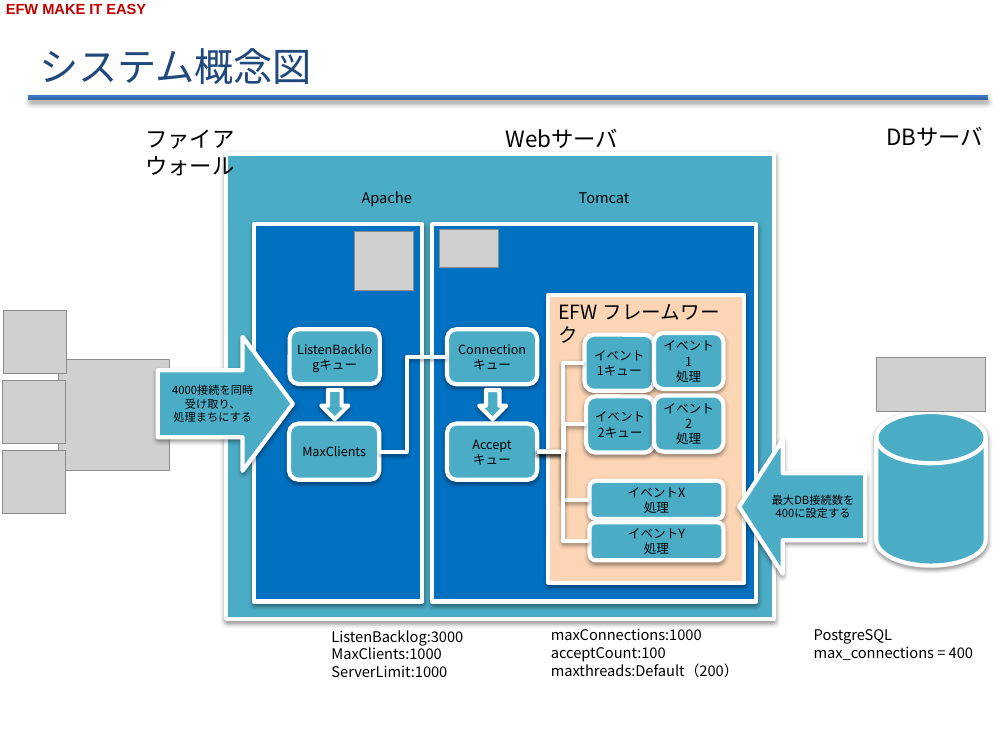
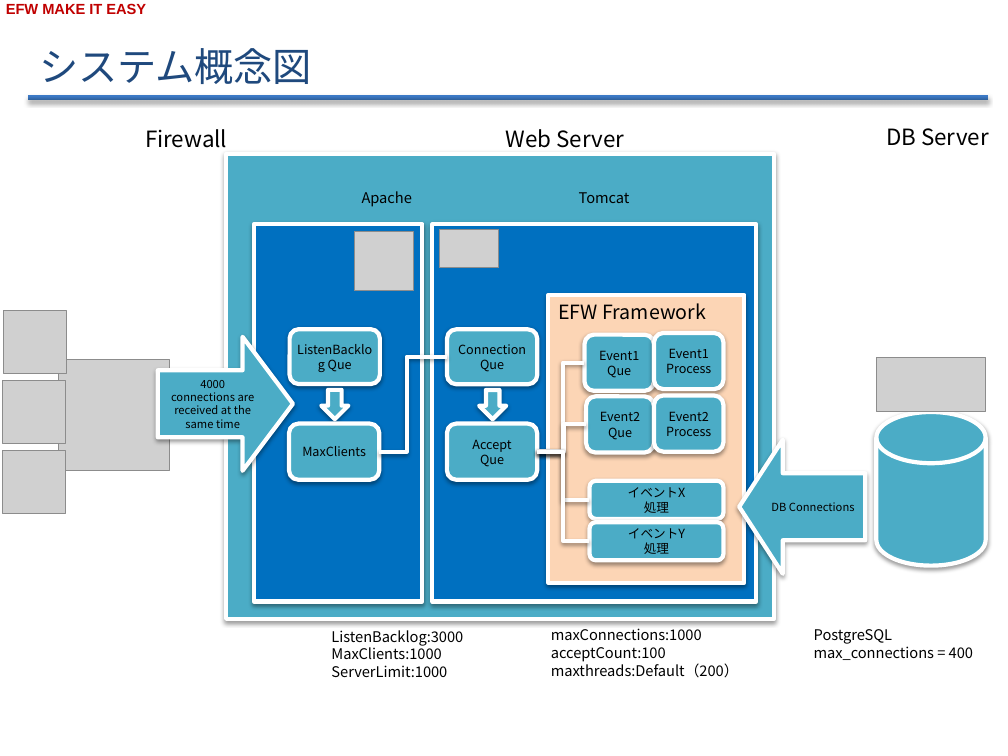
Before and after one commit to efwGrp/efw4_online_ppt, a slide deck: slide 3 of EFW高負荷対応のTomcat環境構築v0.4.pptx. Drawn at 1008x756 pixels with LibreOffice and Linux fonts; fonts in the diff are those of the drawing; grey boxes stand for pictures; background and template pictures are left out. Boxes give left, top, right and bottom in pixels: in the first picture for what was removed or moved away, otherwise in the second. Text is boxed around its words. In the diff, an @@ line names an element or a change of style, - is before the commit and + after.

```diff
--- a/EFW高負荷対応のTomcat環境構築v0.4.pptx
+++ b/EFW高負荷対応のTomcat環境構築v0.4.pptx
@@ text at (145, 129, 227, 148): text changed @@
-ファイアウォール
+Firewall
@@ text at (506, 129, 625, 148): text changed @@
-Webサーバ
+Web Server
@@ text at (886, 128, 989, 146): text changed @@
-DBサーバ
+DB Server
@@ text in rectangle at (558, 303, 706, 320): text changed @@
-EFW フレームワーク
+EFW Framework
@@ text in rounded rectangle at (328, 359, 352, 372): text changed @@
-ListenBacklogキュー
+ListenBacklog Que
@@ text in rounded rectangle at (480, 359, 504, 372): text changed @@
-キュー
+Que
@@ text in rounded rectangle at (599, 350, 639, 378): text changed @@
-イベント1キュー
+Event1 Que
@@ text in rounded rectangle at (666, 348, 711, 373): text changed @@
-イベント1
-処理
+Event1
+Process
@@ text in right arrow at (171, 380, 255, 428): text changed @@
-4000接続を同時受け取り、
-処理まちにする
+4000 connections are received at the same time
@@ text in rounded rectangle at (600, 411, 640, 440): text changed @@
-イベント2キュー
+Event2
+Que
@@ text in rounded rectangle at (666, 411, 711, 436): text changed @@
-イベント2
-処理
+Event2
+Process
@@ text in rounded rectangle at (480, 451, 504, 467): text changed @@
-キュー
+Que
@@ text in right arrow at (771, 502, 855, 511): text changed @@
-最大DB接続数を400に設定する
+DB Connections
```
Also in this commit, not shown: 3 other files.
